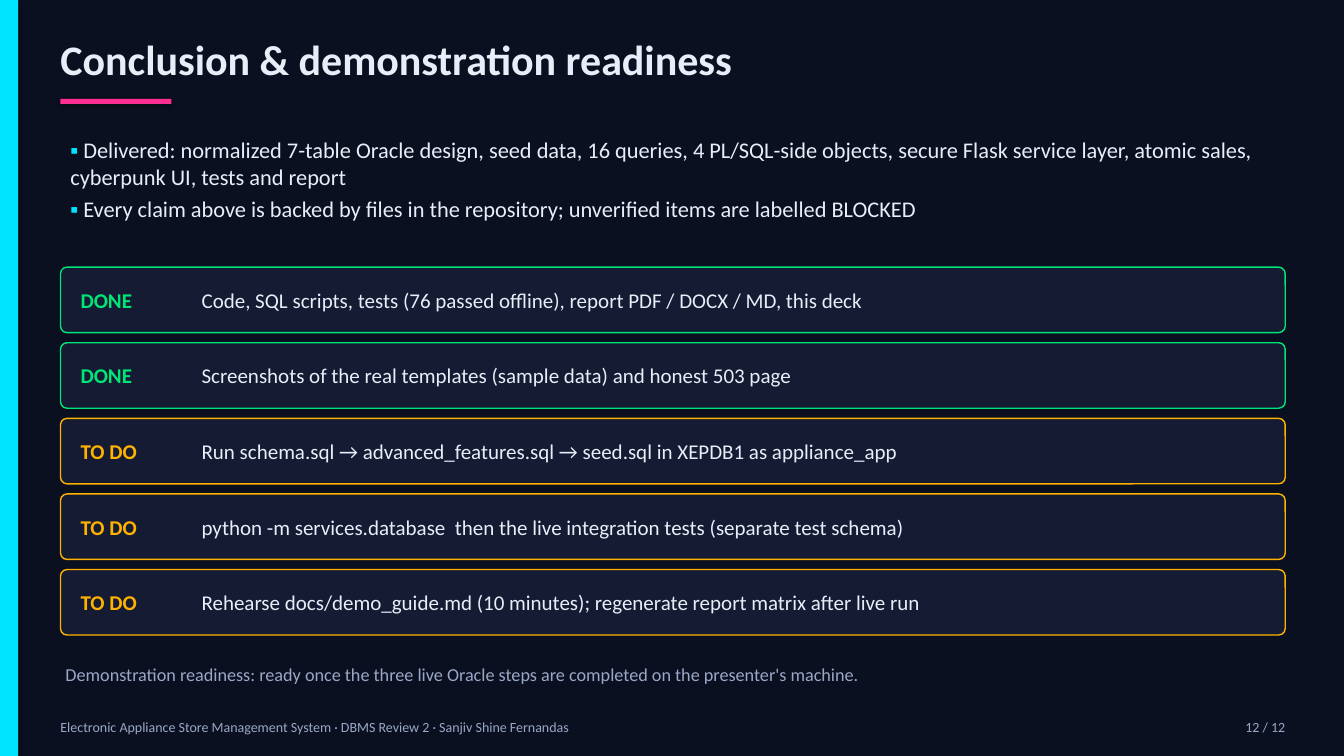
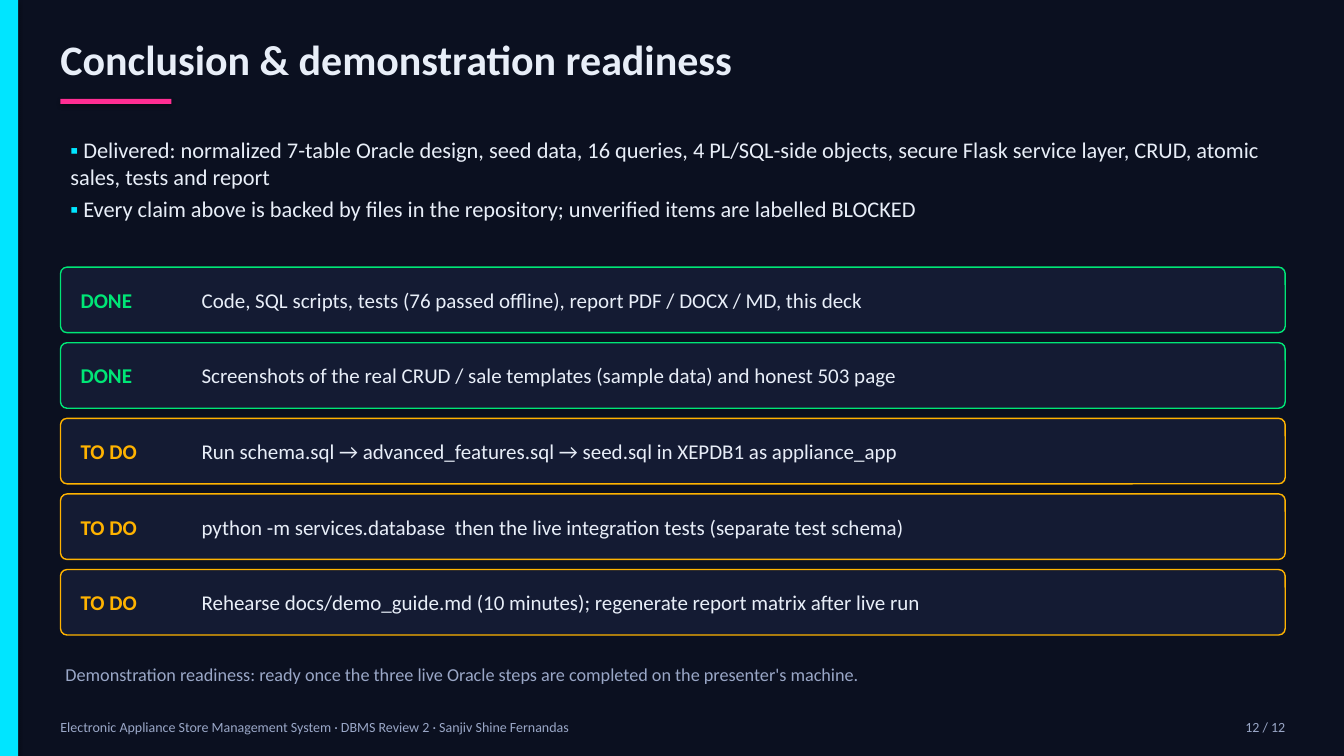
Before and after one commit to sanjiv283/Electronic_Appliance_Store_Manager, a slide deck: slide 12 of docs/Review_2_Presentation.pptx. Drawn at 1344x756 pixels with LibreOffice and Linux fonts; fonts in the diff are those of the drawing. Boxes give left, top, right and bottom in pixels: in the first picture for what was removed or moved away, otherwise in the second. Text is boxed around its words. In the diff, an @@ line names an element or a change of style, - is before the commit and + after.

```diff
--- a/docs/Review_2_Presentation.pptx
+++ b/docs/Review_2_Presentation.pptx
@@ text at (x1=70, y1=142, x2=1258, y2=189): text changed @@
-▪ Delivered: normalized 7-table Oracle design, seed data, 16 queries, 4 PL/SQL-side objects, secure Flask service layer, atomic sales, cyberpunk UI, tests and report
+▪ Delivered: normalized 7-table Oracle design, seed data, 16 queries, 4 PL/SQL-side objects, secure Flask service layer, CRUD, atomic sales, tests and report
@@ text at (x1=202, y1=368, x2=895, y2=387): text changed @@
-Screenshots of the real templates (sample data) and honest 503 page
+Screenshots of the real CRUD / sale templates (sample data) and honest 503 page
```
Also in this commit, not shown: 4 other slides changed, 7 other files.
